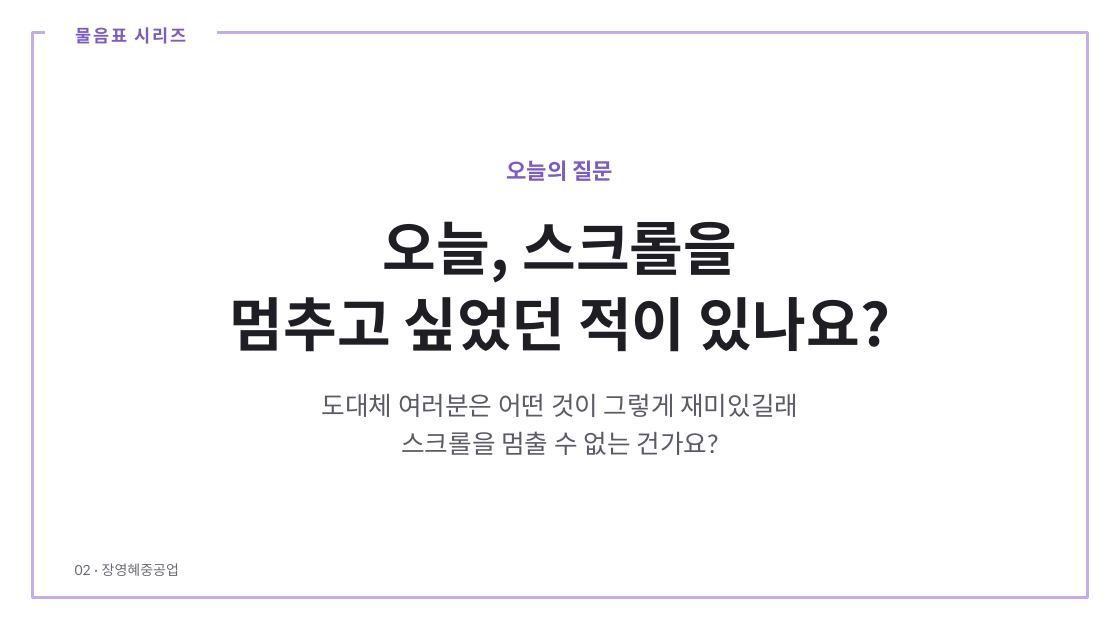
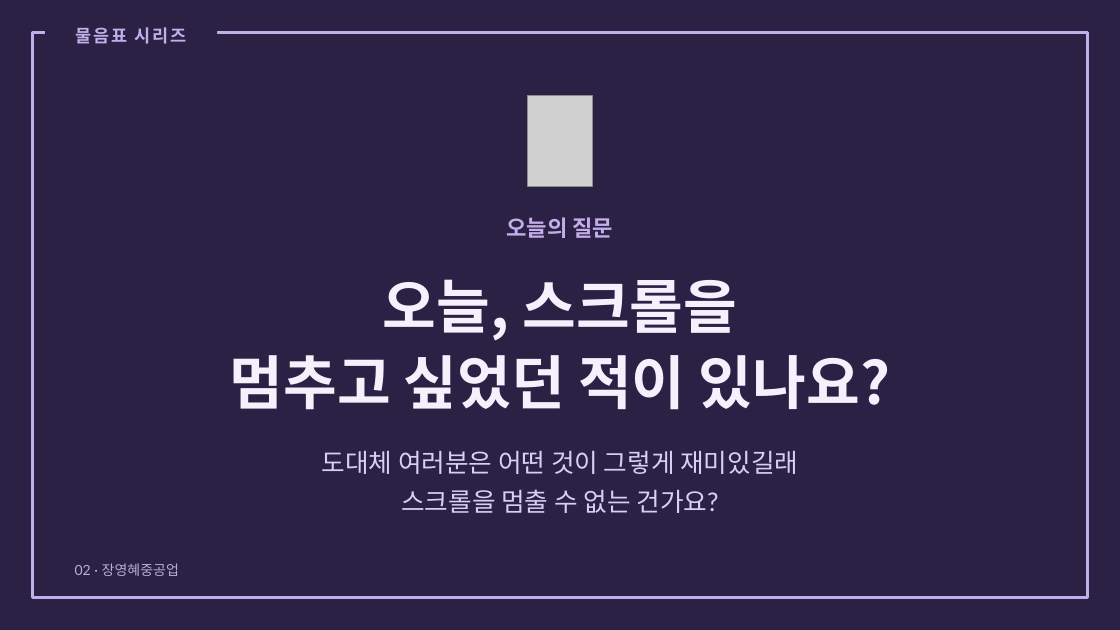
Before and after one commit to joyhanju/joyhanju.github.io, a slide deck: slide 23 of materials/this-is-art/이것도미술이에요_수업PPT.pptx (slide 21 before the commit). Drawn at 1120x630 pixels with LibreOffice and Linux fonts; fonts in the diff are those of the drawing; grey boxes stand for pictures. Boxes give left, top, right and bottom in pixels: in the first picture for what was removed or moved away, otherwise in the second. Text is boxed around its words. In the diff, an @@ line names an element or a change of style, - is before the commit and + after.

```diff
--- a/materials/this-is-art/이것도미술이에요_수업PPT.pptx
+++ b/materials/this-is-art/이것도미술이에요_수업PPT.pptx
@@ background #FFFFFF to #2B2145 @@
@@ text "물음표 시리즈" at [76,27,187,44]: text colour #7C5CC4 to #C3AEEA @@
@@ picture added at [528,95,592,187] @@
@@ text "오늘의 질문" at [507,217,614,238]: text colour #7C5CC4 to #C3AEEA @@
@@ text "오늘의 질문": place and size @@
-text "오늘의 질문" at [507,160,614,181]
+text "오늘의 질문" at [507,217,614,238]
@@ text "오늘, 스크롤을": place and size @@
-text "오늘, 스크롤을" at [230,221,890,352]
+text "오늘, 스크롤을" at [230,279,890,410]
@@ text "오늘, 스크롤을" at [230,279,890,410]: text colour #1E1E24 to #F4F0FC @@
@@ text "도대체 여러분은 어떤 것이 그렇게 ...": place and size @@
-text "도대체 여러분은 어떤 것이 그렇게 ..." at [322,394,798,455]
+text "도대체 여러분은 어떤 것이 그렇게 ..." at [322,451,798,513]
@@ text "도대체 여러분은 어떤 것이 그렇게 ..." at [322,451,798,513]: text colour #5B5B66 to #D9CFF5 @@
@@ text "02 · 장영혜중공업" at [75,563,179,576]: text colour #6B6B75 to #B8AED6 @@
```
Also in this commit, not shown: 22 other slides changed, 7 slides added, 1 other file.
